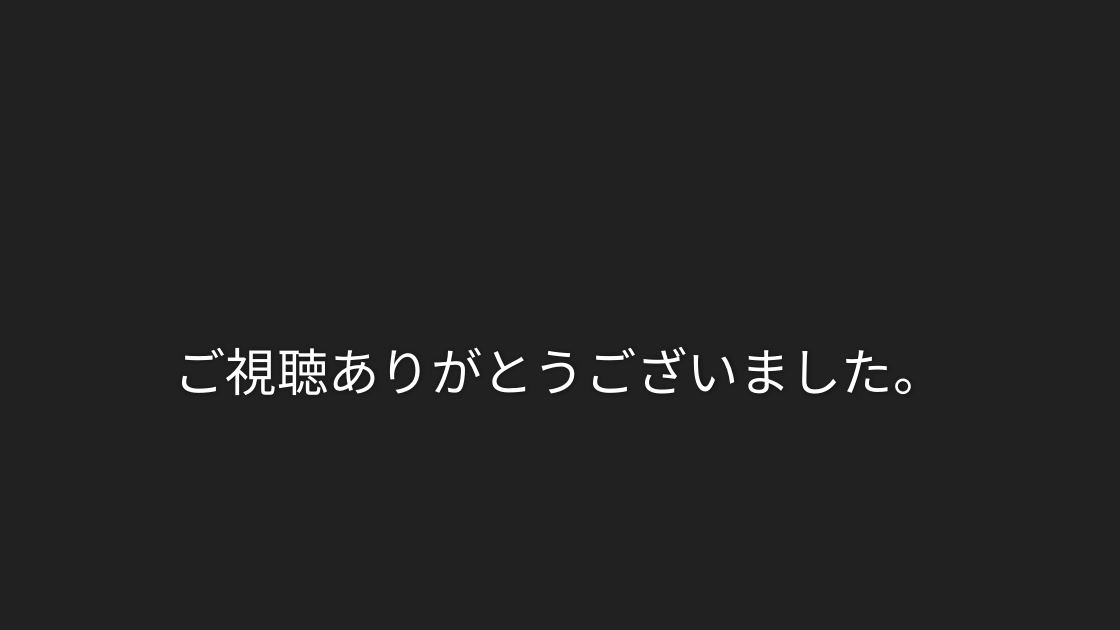
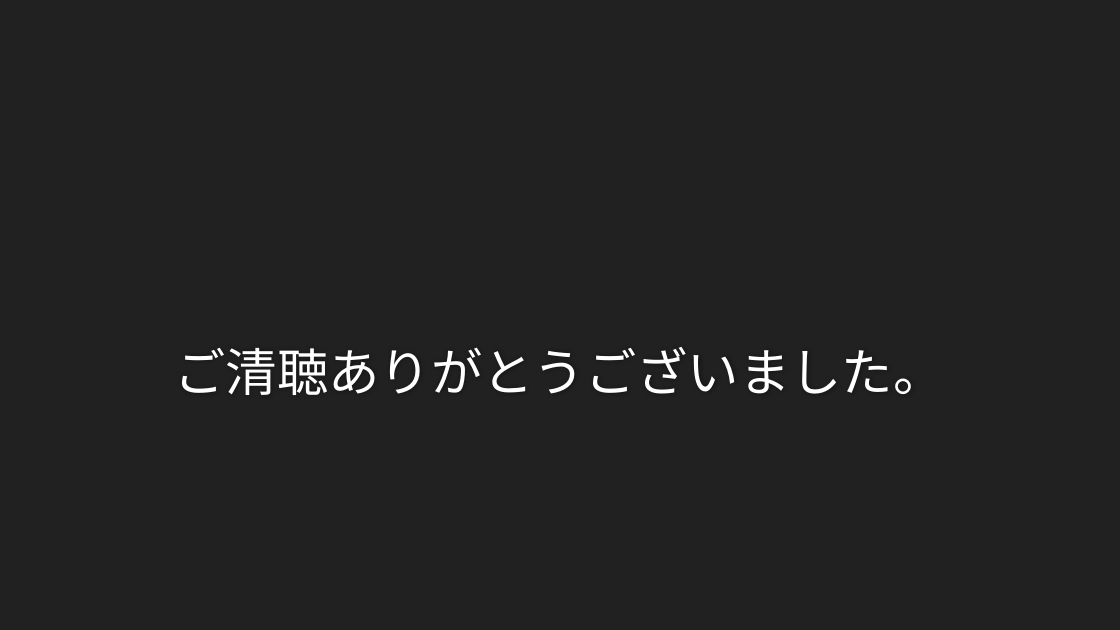
Before and after one commit to SeiyaW/typing, a slide deck: slide 8 of ことわざタイピング.pptx. Drawn at 1120x630 pixels with LibreOffice and Linux fonts; fonts in the diff are those of the drawing; background and template pictures are left out. Boxes give left, top, right and bottom in pixels: in the first picture for what was removed or moved away, otherwise in the second. Text is boxed around its words. In the diff, an @@ line names an element or a change of style, - is before the commit and + after.

```diff
--- a/ことわざタイピング.pptx
+++ b/ことわざタイピング.pptx
@@ text at [175, 347, 945, 395]: text changed @@
-ご視聴ありがとうございました。
+ご清聴ありがとうございました。
```
Also in this commit, not shown: 1 other slide changed.
